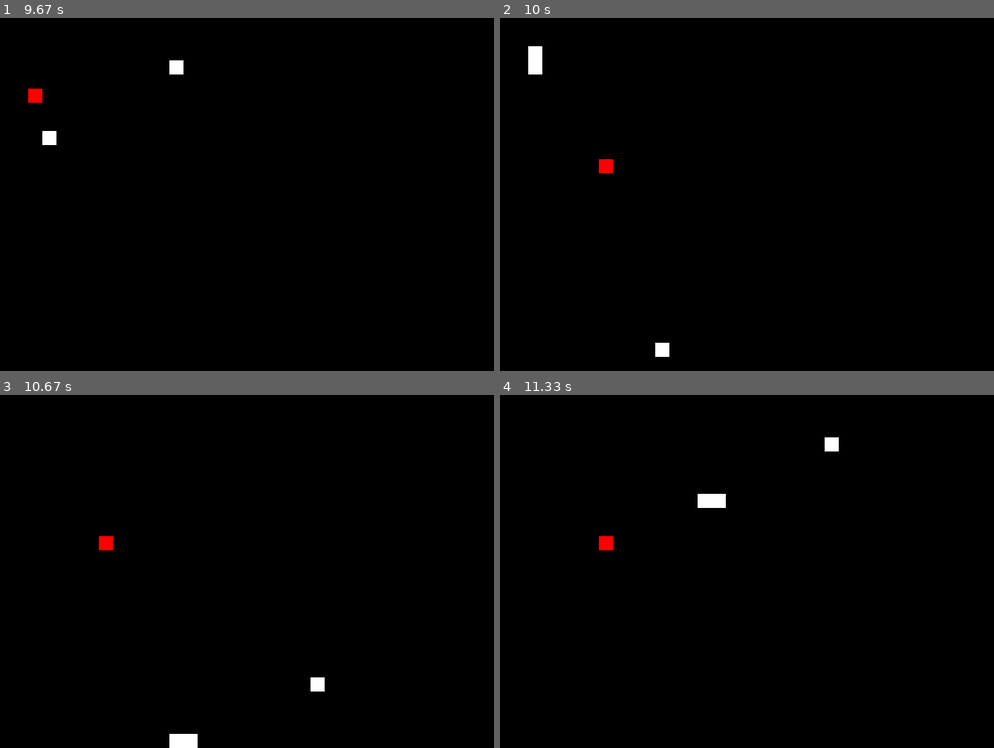
Above: before the commit, frames 1-4 (two rows, left to right).
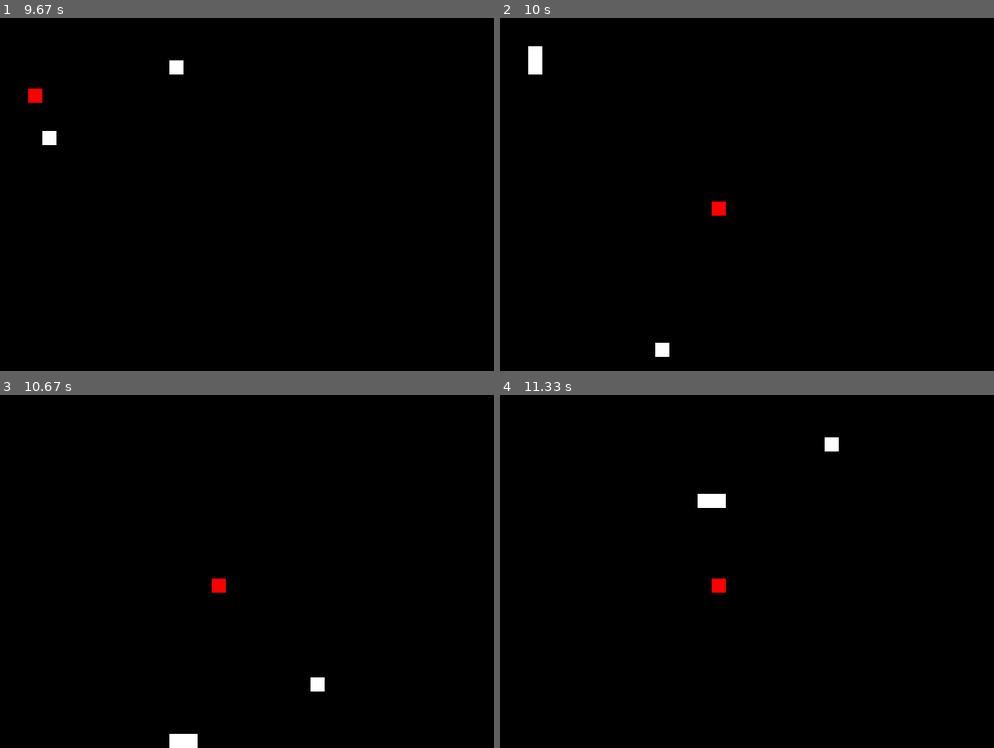
Above: after the commit, the same moments.

Repository: Tanhleno/Pygame
Game: pygame game, started from snake_game/__init__.py
The game is run twice, just before and just after one commit, with the same random seed, the same clock (stepped at 60 frames per second) and the same inputs.
Inputs:
- Up to frame 1 (9.67 s): hold Up 0.33-0.8 s; hold Right 0.83-1.47 s; hold D 0.83-1.47 s; hold Down 1.5-1.87 s; hold S 1.5-1.87 s; hold Left 1.9-2.37 s; hold A 1.9-2.37 s; hold Right 2.4-2.87 s; hold D 2.4-2.87 s; hold Up 2.9-3.2 s; hold W 2.9-3.2 s; hold Right 3.23-3.7 s; hold D 3.23-3.7 s; hold Left 3.73-4.27 s; hold A 3.73-4.27 s; hold Down 4.3-4.6 s; hold S 4.3-4.6 s; hold Left 4.63-5.03 s; hold A 4.63-5.03 s; hold Up 5.07-5.43 s; hold W 5.07-5.43 s; hold Right 5.47-6.1 s; hold D 5.47-6.1 s; hold Down 6.13-6.5 s; hold S 6.13-6.5 s; hold Left 6.53-7 s; hold A 6.53-7 s; hold Right 7.03-7.5 s; hold D 7.03-7.5 s; hold Up 7.53-7.83 s; hold W 7.53-7.83 s; hold Right 7.87-8.33 s; hold D 7.87-8.33 s; hold Left 8.37-8.9 s; hold A 8.37-8.9 s; hold Down 8.93-9.23 s; hold S 8.93-9.23 s; hold Left from 9.27 s (still down); hold A from 9.27 s (still down)
- Up to frame 2 (10 s): release Left at 9.67 s; release A at 9.67 s; hold Up from 9.7 s (still down); hold W from 9.7 s (still down)
- Up to frame 3 (10.67 s): release Up at 10.07 s; release W at 10.07 s; hold Right from 10.1 s (still down); hold D from 10.1 s (still down)
- Up to frame 4 (11.33 s): release Right at 10.73 s; release D at 10.73 s; hold Down 10.77-11.13 s; hold S 10.77-11.13 s; hold Left from 11.17 s (still down); hold A from 11.17 s (still down)

Frame 1 is identical in both runs. In frame 2, 0.2% of the frame differs, in the area x 20-46%, y 40-56%; in frame 3, 0.2%; in frame 4, 0.2%.

Commit message:
Método 'next_position' atualizado

Diff:
--- a/snake_game/food.py
+++ b/snake_game/food.py
@@ -1,4 +1,4 @@
-from .field import Field
+from field import Field
 import pygame as pg
 
 
@@ -15,7 +15,8 @@
         self.field.draw_element(self.position, self.skin)
 
     def next_position(self):
+        temp = self.field.get_random_not_occupied_point()
         self.field.not_occupy(self.position)
-        self.position = self.field.get_random_not_occupied_point()
+        self.position = temp
         self.field.occupy(self.position, self)
         self.field.draw_element(self.position, self.skin)
